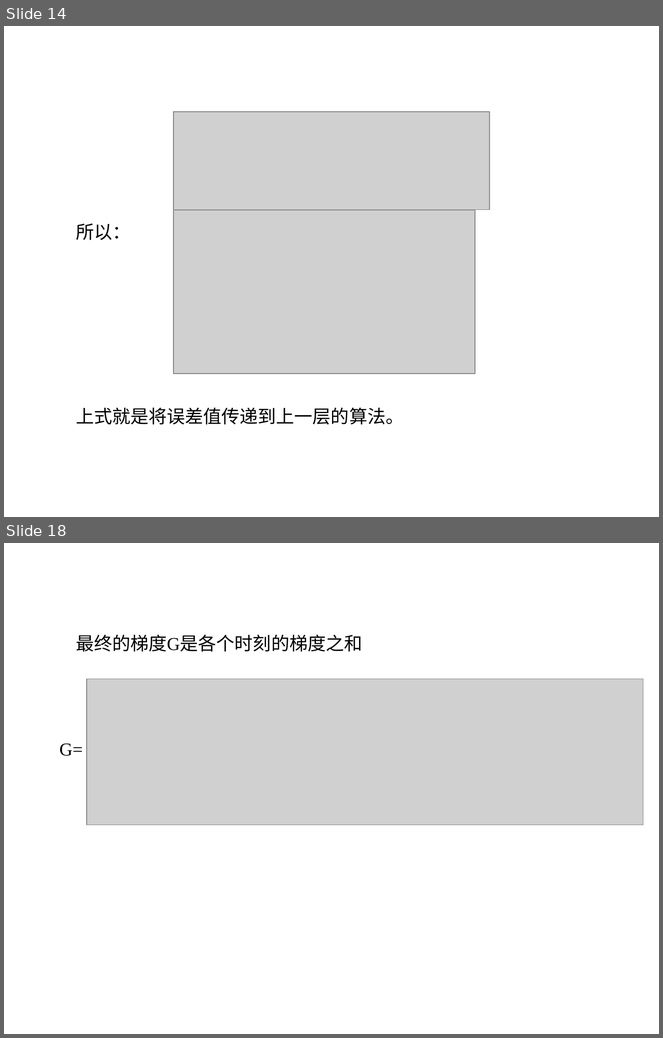
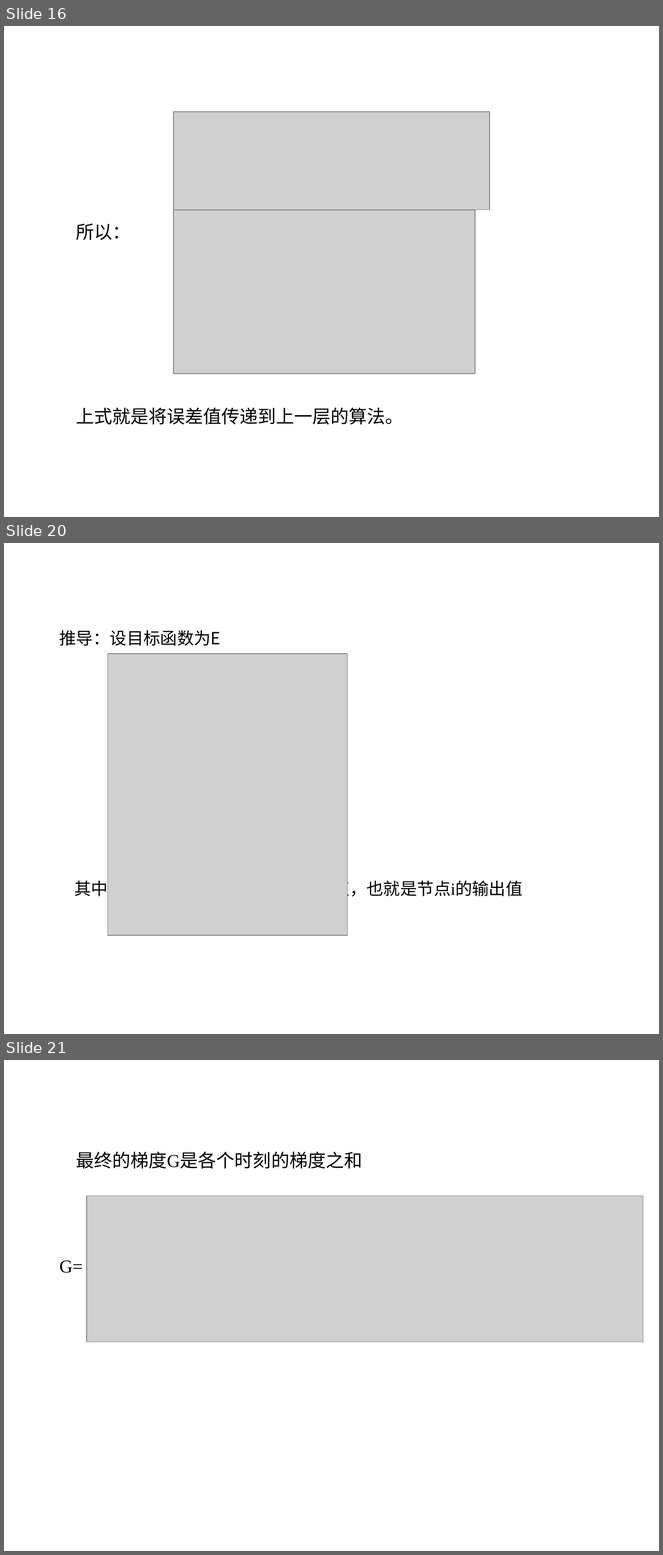
Before and after one commit to sunyisgithub/Git, a slide deck: 循环神经网络（Recurrent Neural Network）.ppt. Shown one above the other, each under a label of ours: slides 14 and 18 before the commit, slides 16, 20 and 21 after it; the slides between them are not shown. The pictures are 663x1038 and 663x1555 pixels, drawn with LibreOffice and Linux fonts; fonts in the diff are those of the drawing; grey boxes stand for pictures; background and template pictures are left out. Boxes give left, top, right and bottom in pixels: in the first picture for what was removed or moved away, otherwise in the second. Text is boxed around its words. In the diff, an @@ line names an element or a change of style, - is before the commit and + after.

```diff
--- a/循环神经网络（Recurrent Neural Network）.ppt
+++ b/循环神经网络（Recurrent Neural Network）.ppt
@@ slide 20 added at (4, 543, 659, 1034), background picture (left out) @@
@@ text added at (60, 630, 522, 900), 18.5 pt, text #000000 @@
+推导：设目标函数为E
+其中，xji是节点传递i给节点i的输入值，也就是节点i的输出值
@@ picture added at (107, 654, 347, 936) @@
@@ what was slide 14 is now slide 16 @@
@@ what was slide 18 is now slide 21 @@
```
Also in this commit, not shown: 6 slides changed, 4 other slides added, 26 slides removed.
